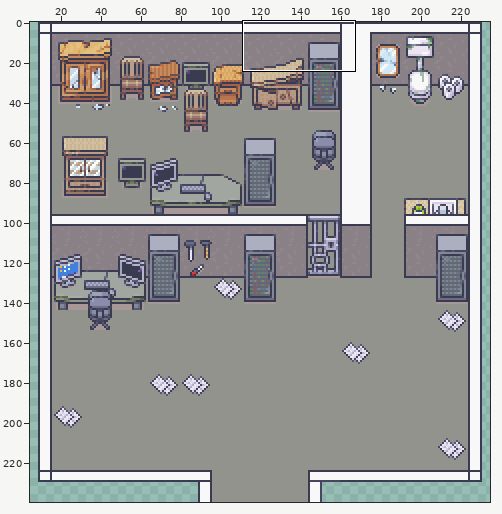
A sprite sheet gets an edit: src/assets/basement.png. The first picture is a wide view before the edit; the outline marks the close-up.
Close-up. Old version:
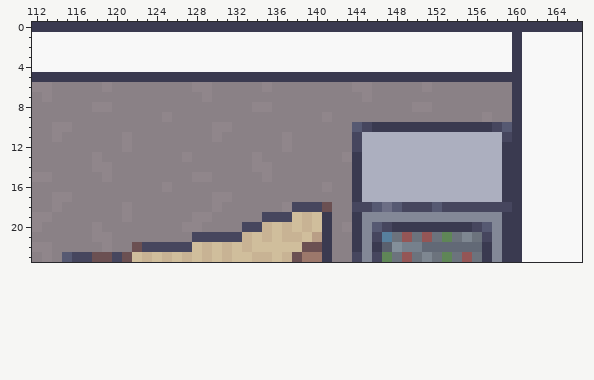
The file is 480x480 pixels, drawn in blocks of 2x2; one block is one cell here. Colours within 5 levels of each other are drawn and written as one. Shown: x 112..166, y 0..23. The wide view leaves out empty margins. The commit also changed other parts of the picture, which this record leaves out.
New version:
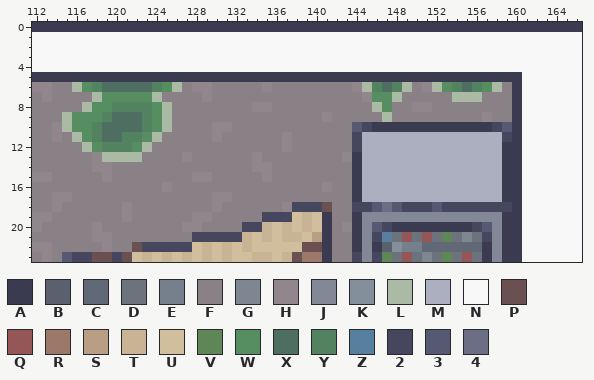
Palette (. is transparent): A #3a3a50  B #5a606e  C #626976  D #6c737d  E #76808c  F #8a8186  G #7e8791  H #90868b  J #838897  K #838f9a  L #aabaa5  M #acafbf  N #f8f8f8  P #6b5052  Q #945656  R #9c786b  S #b99e86  T #c8b394  U #d0be9c  V #5f8657  W #568d61  X #4e6e61  Y #538261  Z #57809e  2 #46465e  3 #565972  4 #6c6e85
Edits made:
{"y":1,"x":160,"old":"A","new":"N"}
{"y":2,"x":160,"old":"A","new":"N"}
{"y":3,"x":160,"old":"A","new":"N"}
{"y":4,"x":160,"old":"A","new":"N"}
{"y":6,"x":116,"old":"FFFHFFFFFFF","new":"LWYXXXXXYWL"}
{"y":6,"x":145,"old":"HFFFF","new":"LYXYL"}
{"y":6,"x":152,"old":"FFFFFFF","new":"LWYXYWL"}
{"y":7,"x":118,"old":"FFFFFFF","new":"LWWWWWL"}
{"y":7,"x":146,"old":"FFF","new":"WWL"}
{"y":7,"x":154,"old":"FFF","new":"LLL"}
{"y":8,"x":117,"old":"FHHFFFFFF","new":"LWWYYYYWL"}
{"y":8,"x":146,"old":"FF","new":"LW"}
{"y":9,"x":115,"old":"FFFFFFFFFFH","new":"LWWWYXXXYWL"}
{"y":9,"x":147,"old":"F","new":"L"}
{"y":10,"x":115,"old":"HFFFFFFFFFF","new":"LWWYXXXXYWL"}
{"y":11,"x":116,"old":"FFFFFHFFF","new":"LWYXXYYWL"}
{"y":12,"x":117,"old":"FFFFHFF","new":"LWYYYWL"}
{"y":13,"x":119,"old":"FFFF","new":"LLLL"}
{"label":"changed","picture_box":[362,32,522,122]}
{"label":"changed","picture_box":[62,82,182,162]}
